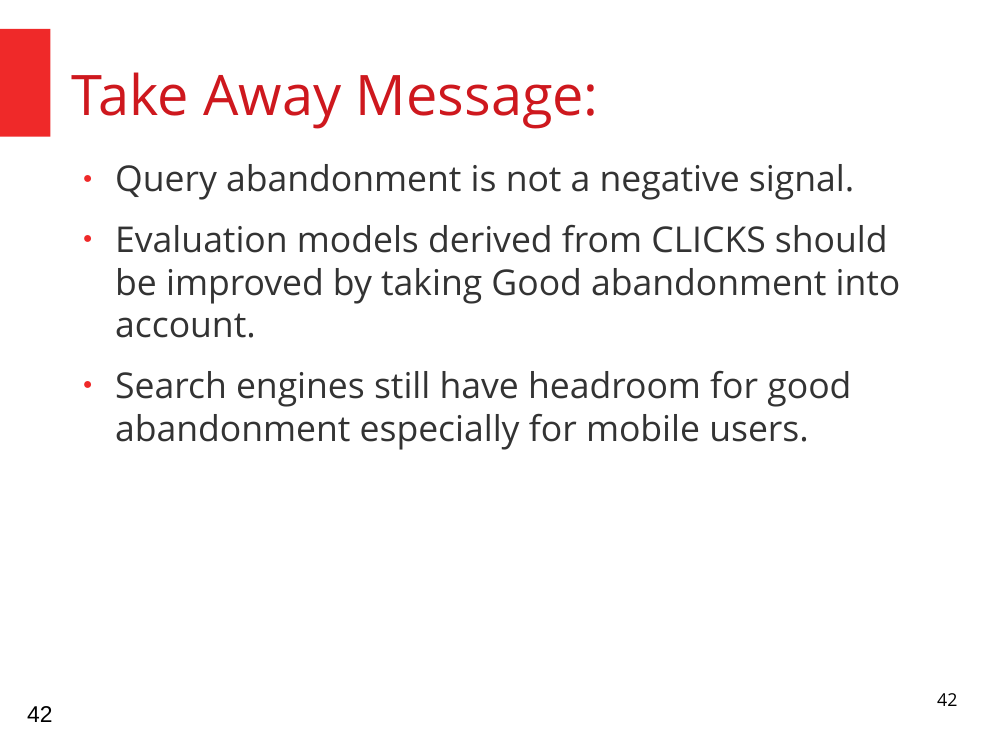
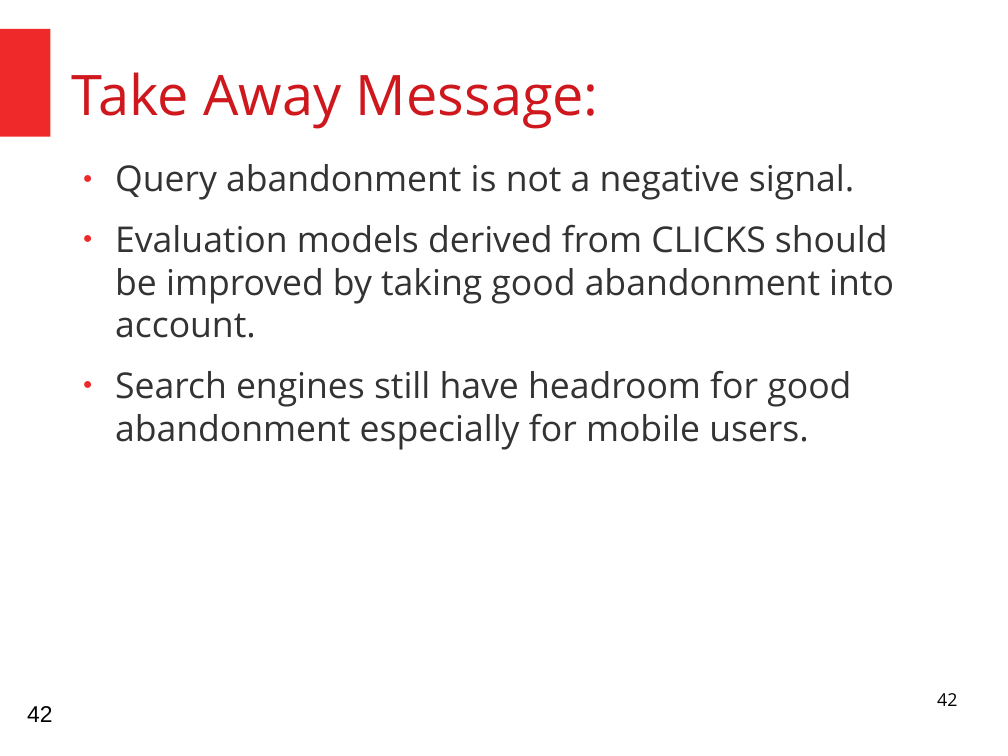
Before and after one commit to HussamHallak/cs834-f17, a slide deck: slide 42 of assignments/P3/P3.odp. Drawn at 1008x756 pixels with LibreOffice and Linux fonts; fonts in the diff are those of the drawing. Boxes give left, top, right and bottom in pixels: in the first picture for what was removed or moved away, otherwise in the second. Text is boxed around its words. In the diff, an @@ line names an element or a change of style, - is before the commit and + after.

```diff
--- a/assignments/P3/P3.odp
+++ b/assignments/P3/P3.odp
@@ text at (x1=115, y1=225, x2=894, y2=338): text changed @@
-● Evaluation models derived from CLICKS should be improved by taking Good abandonment into account.
+● Evaluation models derived from CLICKS should be improved by taking good abandonment into account.
```
Also in this commit, not shown: 4 other slides changed, 2 other files.
